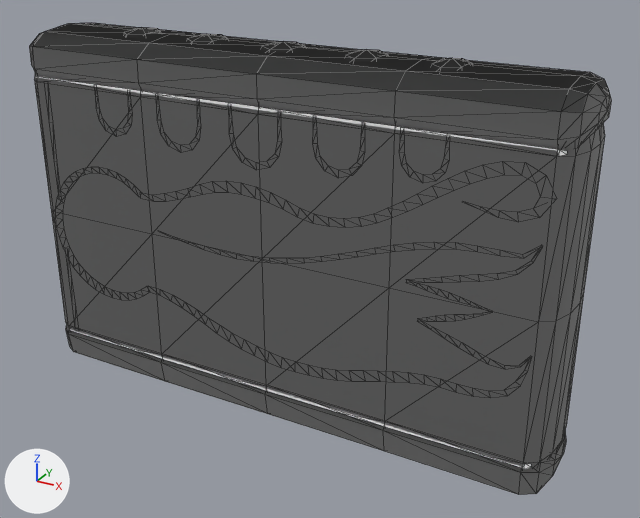
The glTF model assets/meshes/ink_margin_ink.glb: old version first, new version second.
One viewpoint serves both versions: a 50 mm lens placed at (0.727, -1.215, 0.893), pointed at (0.054, 0.008, 0.281). The axes (+X, +Y, +Z) are drawn at lower left. The lights are the same throughout. The older version comes first. Mesh edges are drawn as thin lines. Vertices at exactly the same position are counted once.

Objects in the first picture: 'MarginInk'.
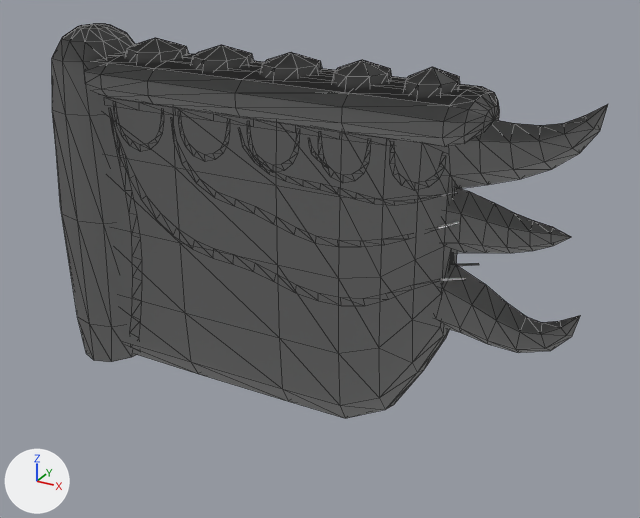
Commit message: fix(vfx): the Margin wall drawn as the reference's brush stroke

Where the change shows, as pixel boxes [x1, y1, x2, y2] in the pictures (640 x 518 px; the box of a moved part takes in the faces that stretch with it):
```json
{"object": "MarginInk", "change": "reshaped", "before": [29, 23, 612, 495], "after": [52, 24, 608, 418], "on screen": "16% shorter"}
{"part": 1, "of": "me_marginink", "change": "rebuilt", "before": [34, 73, 605, 467], "after": [101, 95, 457, 418]}
{"part": 2, "of": "me_marginink", "change": "rebuilt", "before": [29, 23, 612, 148], "after": [84, 52, 500, 147], "on screen": "29% narrower, 24% shorter"}
{"part": 3, "of": "me_marginink", "change": "deleted", "before": [94, 85, 450, 137]}
{"part": 4, "of": "me_marginink", "change": "moved or reshaped", "before": [35, 27, 567, 495], "after": [52, 24, 608, 362]}
```

Edits to the scene script, one JSON object a line:
```json
{"block": "me_marginink", "where": "# used by ob_marginink; location = (0.0, 0.0, 0.0)"}
{"op": "remove", "block": "me_marginink", "code": "me_marginink.from_pydata(...)  # 1238 vertices, 1404 faces; spans x -0.5..0.5, y -0.093..0.093, z 0.004..0.646"}
{"op": "add", "block": "me_marginink", "code": "me_marginink.from_pydata(...)  # 1061 vertices, 1448 faces; spans x -0.5..0.5, y -0.093..0.093, z 0.004..0.643"}
{"block": "me_marginink", "change": "me_marginink part 1: the loose piece of 100 vertices spanning x -0.497..0.497, y -0.091..0.091, z 0.032..0.586 is rebuilt with 114 vertices and now spans x -0.407..0.294, y -0.069..0.069, z 0.004..0.585"}
{"block": "me_marginink", "change": "me_marginink part 2: the loose piece of 83 vertices spanning x -0.5..0.5, y -0.093..0.093, z 0.552..0.639 is rebuilt with 119 vertices and now spans x -0.407..0.344, y -0.088..0.088, z 0.532..0.601"}
{"block": "me_marginink", "change": "me_marginink part 3: 24 loose pieces with 516 vertices, spanning x -0.459..0.457, y -0.089..0.089, z 0.061..0.559, are deleted"}
{"block": "me_marginink", "change": "me_marginink part 4: 539 vertices removed from x -0.5..0.5, y -0.093..0.093, z 0.004..0.646; 828 vertices added at x -0.5..0.5, y -0.093..0.093, z 0.004..0.643"}
```
